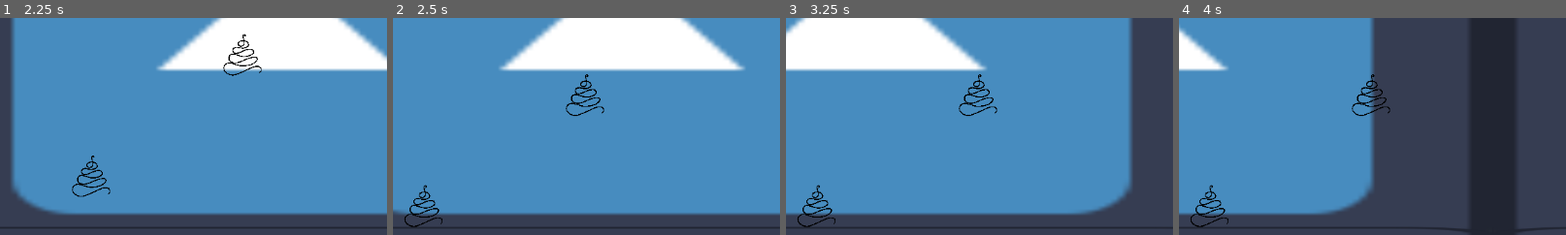
Above: before the commit, frames 1-4 (left to right).
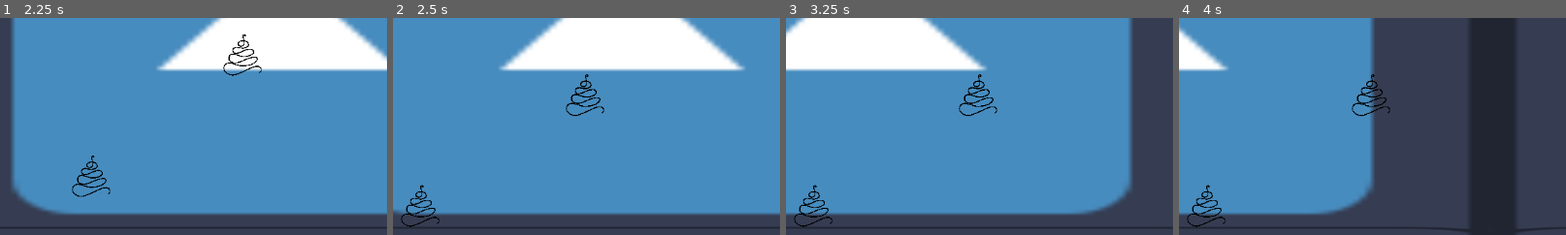
Above: after the commit, the same moments.

Repository: Argonbart/1Kackspiel
Game: Godot game, scene res://scenes/world.tscn
Same seed, same stepped clock (60 frames per second), same inputs: the game is played once before the commit and once after it. The engine's default icon, where the game draws it, is replaced by a stand-in: a white triangle on a blue panel in a dark square.
Inputs (mouse positions are % of the whole screen's width and height, from its top left):
- Up to frame 1 (2.25 s): move the mouse to (72, 45) at 0.52 s; click (72, 45) at 0.67 s; move the mouse to (30, 55) at 1.27 s; click (30, 55) at 1.42 s; move the mouse to (60, 28) at 2.02 s; click (60, 28) at 2.17 s
- Up to frame 2 (2.5 s): no input
- Up to frame 3 (3.25 s): move the mouse to (45, 70) at 2.77 s; click (45, 70) at 2.92 s
- Up to frame 4 (4 s): move the mouse to (80, 65) at 3.52 s; click (80, 65) at 3.67 s
The pictures show only the part of the screen within x 6-55%, y 40-90%; the shares and areas given below are measured in that part.

Frame 1 is identical in both runs. In frame 2, 0.6% of the frame differs, in the area x 2-13%, y 76-97%; in frame 3, 0.6%; in frame 4, 0.6%.

Commit message:
poop
poop collision layer geändert

Diff:
--- a/1kackspiel/basic_human.gd
+++ b/1kackspiel/basic_human.gd
@@ -1,4 +1,8 @@
 extends CharacterBody2D
+
+
+@export var life = 1;
+
 
 var movement_direction: bool = true
 var random_number:int = 0
@@ -17,12 +21,20 @@
 
 
 
-	if collision:
-		var other = collision.get_collider()
+	#if collision:
+		#var other = collision.get_collider()
 		#print("Kollision mit:", other.name)
-		if other.name == "PoopBody":
-			print("KACKI ANGRIFF!")
+		#if other.name == "PoopBody":
+			#life -= 1;
+		#if life <=0:
+			#queue_free()
+
+
 
 func _on_timer_change_direction_timeout() -> void:
 	random_number = randi_range(-5, 1) % 100
 	print(random_number)
+
+
+func _on_area_2d_area_entered(area: Area2D) -> void:
+	print(area.name)
--- a/1kackspiel/scenes/basic_human.tscn
+++ b/1kackspiel/scenes/basic_human.tscn
@@ -24,4 +24,12 @@
 wait_time = 2.0
 autostart = true
 
+[node name="Area2D" type="Area2D" parent="."]
+collision_mask = 3
+
+[node name="CollisionShape2D" type="CollisionShape2D" parent="Area2D"]
+position = Vector2(0.5, 0)
+shape = SubResource("RectangleShape2D_x2wwd")
+
 [connection signal="timeout" from="TimerChangeDirection" to="." method="_on_timer_change_direction_timeout"]
+[connection signal="area_entered" from="Area2D" to="." method="_on_area_2d_area_entered"]
--- a/1kackspiel/scenes/poop.tscn
+++ b/1kackspiel/scenes/poop.tscn
@@ -37,6 +37,6 @@
 collision_layer = 2
 
 [node name="CollisionPolygon2D" type="CollisionPolygon2D" parent="PoopBody/PoopArea"]
-polygon = PackedVector2Array(1, -34, 14, -10, 21, 2, 27, 18, 24, 25, -20, 28, -30, 20, -29, 11, -21, -3, -15, -14, -7, -24, -1, -34)
+polygon = PackedVector2Array(1, -34, 14, -10, 21, 2, 29, 18, 23, 32, -22, 31, -33, 20, -29, 11, -21, -3, -15, -14, -7, -24, -1, -34)
 
 [connection signal="area_entered" from="PoopBody/PoopArea" to="." method="_on_poop_area_area_entered"]
--- a/1kackspiel/scripts/human_spawner.gd
+++ b/1kackspiel/scripts/human_spawner.gd
@@ -8,7 +8,7 @@
 
 	 # Sichtbereich in Pixeln
 	var screen_size = get_viewport().get_visible_rect().end.x
-	print (screen_size)
+	#print (screen_size)
 	var spawn_position = bird.position.x + screen_size / 2 + 100
 
 	# Create a new instance of the Mob scene.
